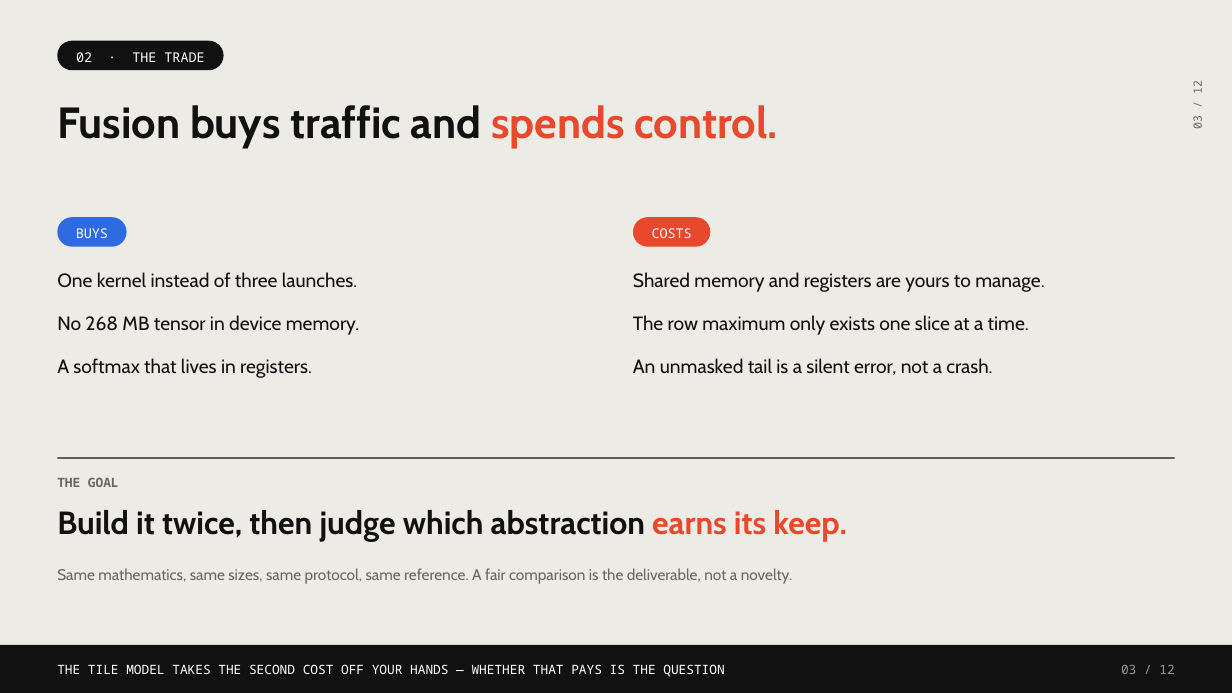
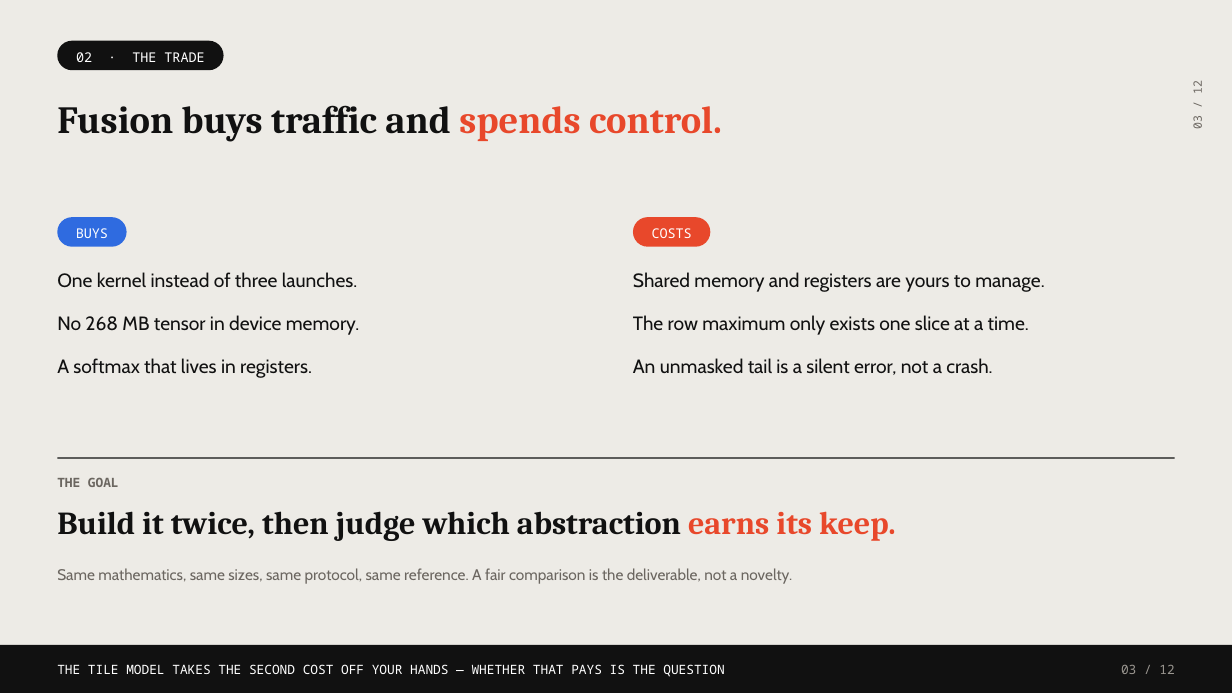
Before and after one commit to harshith0518/CS6203---Attention-Operator-Porject, a slide deck: slide 3 of docs/op2-attention-slides.pptx. Drawn at 1232x693 pixels with LibreOffice and Linux fonts; fonts in the diff are those of the drawing. Boxes give left, top, right and bottom in pixels: in the first picture for what was removed or moved away, otherwise in the second. Text is boxed around its words. In the diff, an @@ line names an element or a change of style, - is before the commit and + after.

```diff
--- a/docs/op2-attention-slides.pptx
+++ b/docs/op2-attention-slides.pptx
@@ text "Fusion buys traffic and spends ..." at (57, 105, 722, 142): size 34 to 30 pt, font Cabin to Cambria; line spacing 1.04 to 1.06 @@
@@ text "Build it twice, then judge ..." at (57, 511, 896, 541): font Cabin to Cambria @@
```
Also in this commit, not shown: 11 other slides changed, 1 other file.
